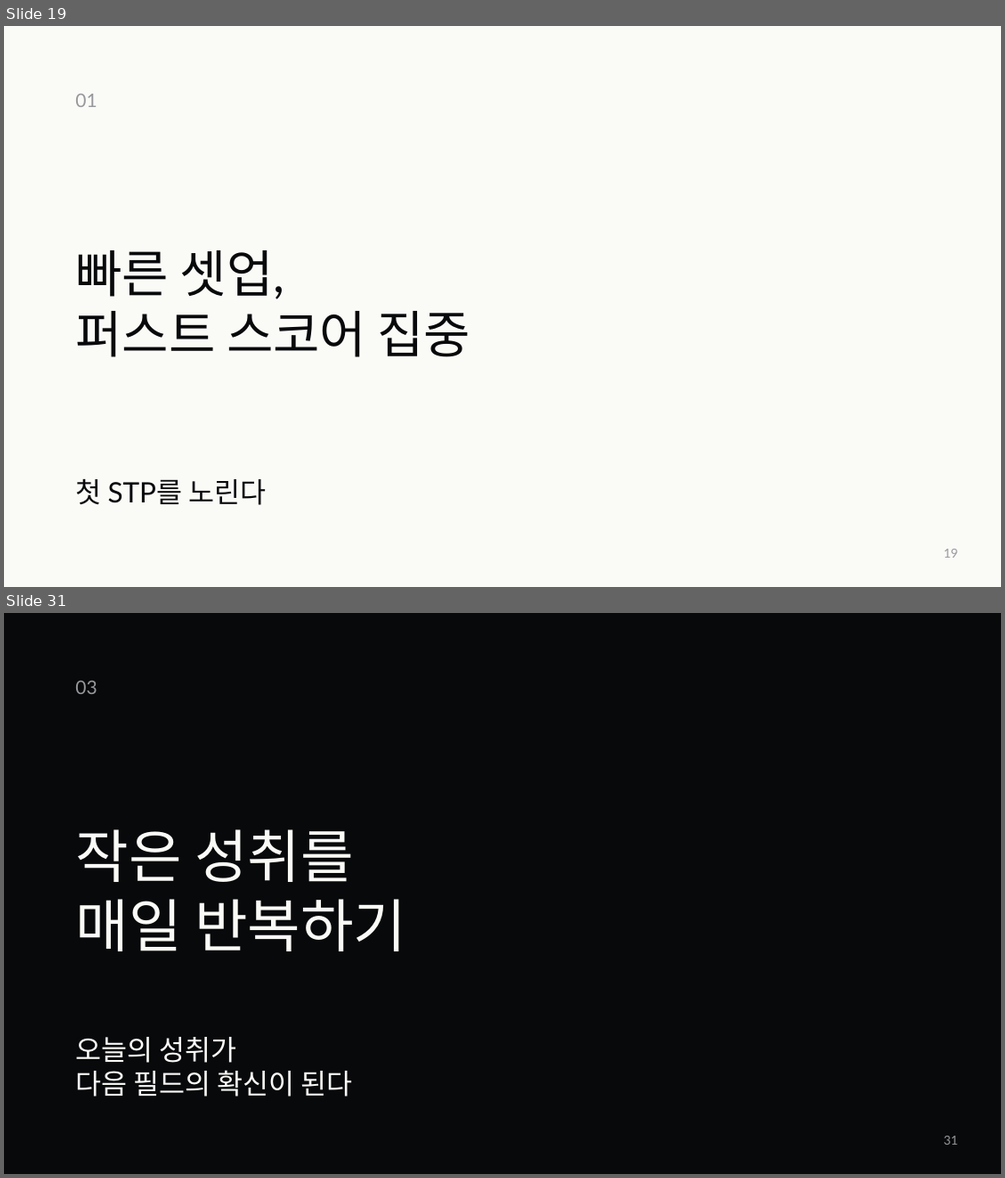
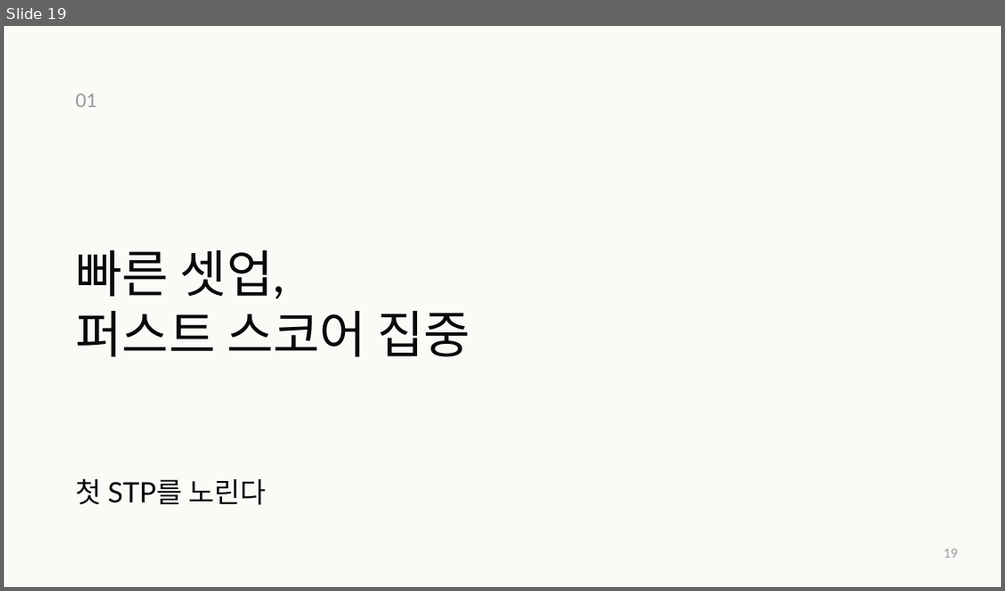
Before and after one commit to jaeyoung5178-bot/Presence, a slide deck: education/mentality/nozero400/NoZero-400Days.pptx. Shown one above the other, each under a label of ours: slides 19 and 31 before the commit, slide 19 after it; the slides between them are not shown. The pictures are 1005x1178 and 1005x591 pixels, drawn with LibreOffice and Linux fonts; fonts in the diff are those of the drawing. Boxes give left, top, right and bottom in pixels: in the first picture for what was removed or moved away, otherwise in the second. Text is boxed around its words. In the diff, an @@ line names an element or a change of style, - is before the commit and + after.

```diff
--- a/education/mentality/nozero400/NoZero-400Days.pptx
+++ b/education/mentality/nozero400/NoZero-400Days.pptx
@@ slide 31 removed at (4, 613, 1001, 1174), background #08090B @@
@@ text removed at (75, 681, 97, 694) @@
-03
@@ text removed at (75, 829, 406, 951) @@
-작은 성취를
-매일 반복하기
@@ text removed at (75, 1037, 353, 1096) @@
-오늘의 성취가
-다음 필드의 확신이 된다
@@ text removed at (944, 1135, 958, 1144) @@
-31
```
Also in this commit, not shown: 5 slides changed, 14 slides added, 11 other slides removed, 5 other files.
